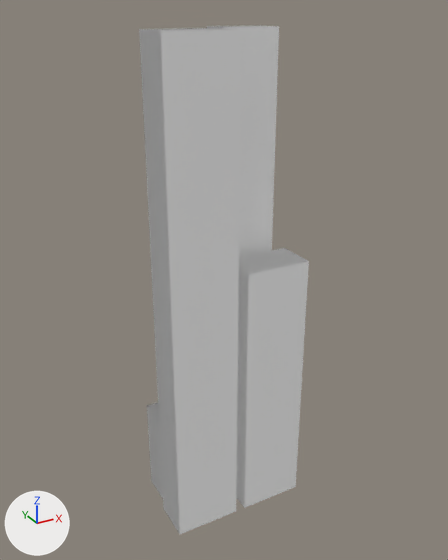
The glTF model assets/models/city_block_12345_6_02.glb as it was, and as the next commit left it.
Both versions are drawn from a camera (50 mm lens) standing at (-7.69, -14.25, 14.45) and looking at (0.15, 0.0, 7.32). The axes (+X, +Y, +Z) are drawn at lower left. The lights are the same throughout. The first picture is the older version.

In view in the first picture: 'block_02'.
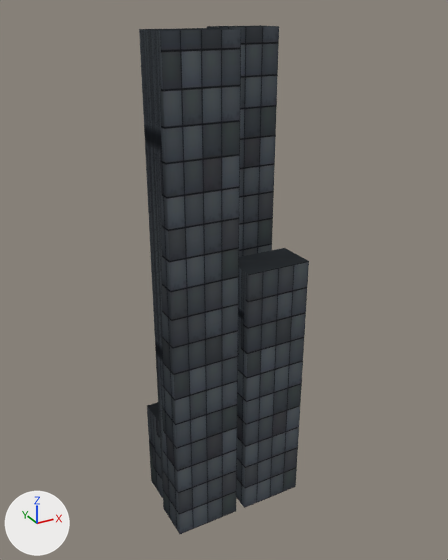
Diff of the bpy script that builds the scene:
```diff
--- a/assets/models/city_block_12345_6_02.glb.py
+++ b/assets/models/city_block_12345_6_02.glb.py
@@ img_image_0 @@
+img_image_0 = load_image('Image_0', '_unpacked/Image_0', 512, 512, 'sRGB')
@@ mat_tier2_003 @@
+mat_tier2_003 = principled_material('tier2.003')
+mat_tier2_003.texture = img_image_0
+mat_tier2_003.roughness = 0.9
@@ mat_tier2_001 @@
+mat_tier2_001 = principled_material('tier2.001')
+mat_tier2_001.texture = img_image_0
+mat_tier2_001.roughness = 0.9
@@ mat_tier2 @@
+mat_tier2 = principled_material('tier2')
+mat_tier2.texture = img_image_0
+mat_tier2.roughness = 0.9
@@ mat_tier2_002 @@
+mat_tier2_002 = principled_material('tier2.002')
+mat_tier2_002.texture = img_image_0
+mat_tier2_002.roughness = 0.9
@@ me_block_02 @@
 me_block_02.from_pydata(...)  # 32 vertices, 48 faces; spans x -2.1..2.1, y -1.35..1.2, z 0.0..14.0
 # used by ob_block_02; location = (0.0, 0.0, 0.0)
+# me_block_02 part 1: all 12 faces centred in x -1.95..-0.3, y 0.3..1.2, z 0.0..3.0 switch from mat_default (white #ffffff) to mat_tier2 (picture img_image_0)
+# me_block_02 part 2: all 12 faces centred in x -2.1..-0.15, y -1.35..-0.15, z 0.0..14.0 switch from mat_default (white #ffffff) to mat_tier2_001 (picture img_image_0)
+# me_block_02 part 3: all 12 faces centred in x 0.3..1.95, y 0.3..1.2, z 0.0..14.0 switch from mat_default (white #ffffff) to mat_tier2_002 (picture img_image_0)
+# me_block_02 part 4: all 12 faces centred in x 0.15..2.1, y -1.35..-0.15, z 0.0..8.0 switch from mat_default (white #ffffff) to mat_tier2_003 (picture img_image_0)
+# me_block_02 part 5: texture (UV) coordinates of 48 of 48 faces, centred in x -2.1..2.1, y -1.35..1.2, z 0.0..14.0, changed; they spanned u 0.0..0.0, v 0.0..0.0 and now span u 0.0..0.24, v 0.0..1.75
```

Pixel boxes [x1, y1, x2, y2] of what changed, in the pictures (448 x 560 px):
'block_02', recoloured, surface changed (white to black): [139, 25, 309, 534] in both
part 1 of me_block_02, recoloured (white to black): [147, 402, 163, 498] in both
part 2 of me_block_02, recoloured (white to black): [139, 28, 241, 534] in both
part 3 of me_block_02, recoloured (white to black): [207, 25, 279, 257] in both
part 4 of me_block_02, recoloured (white to black): [236, 248, 309, 508] in both
part 5 of me_block_02, surface changed (grey to black): [139, 25, 309, 534] in both
